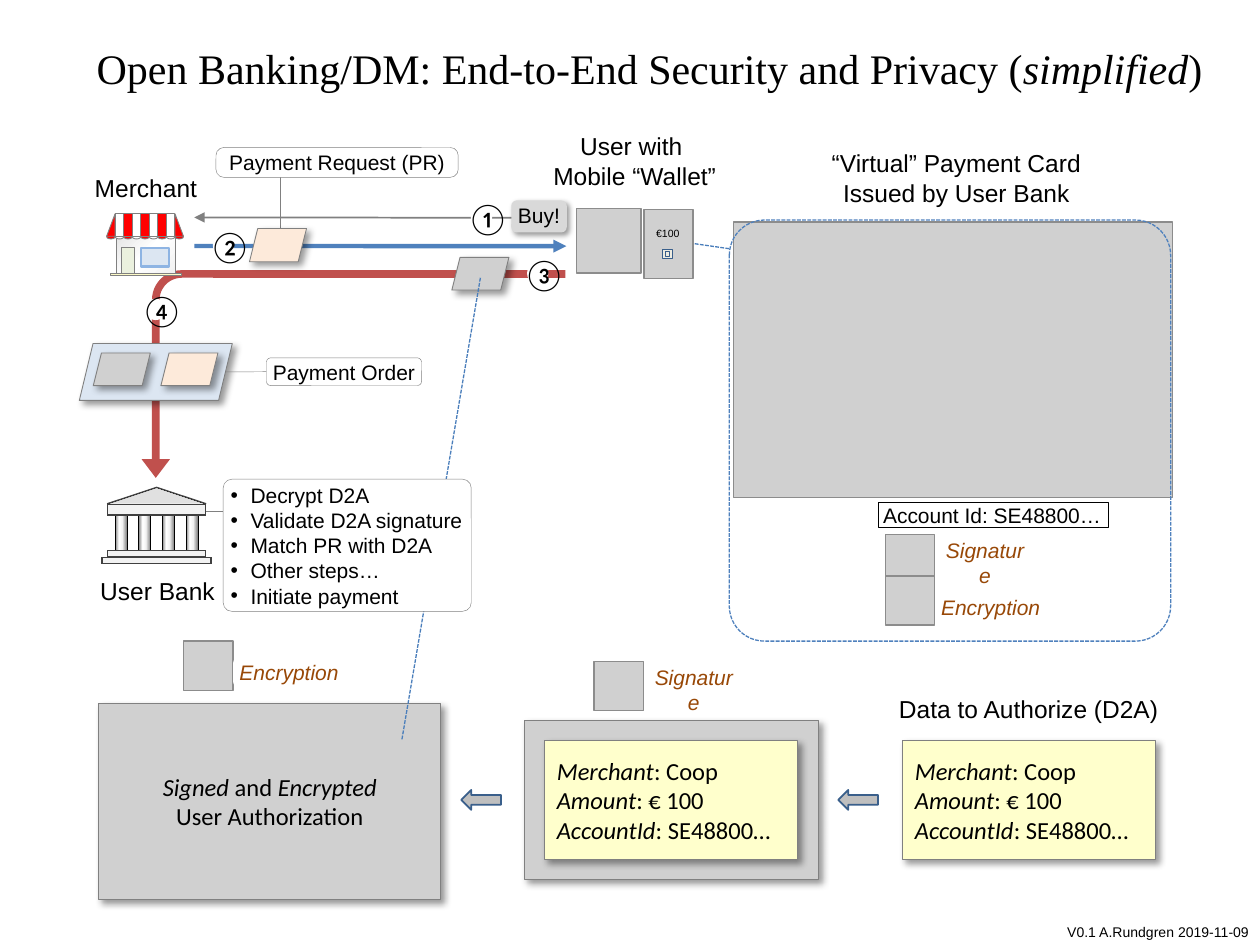
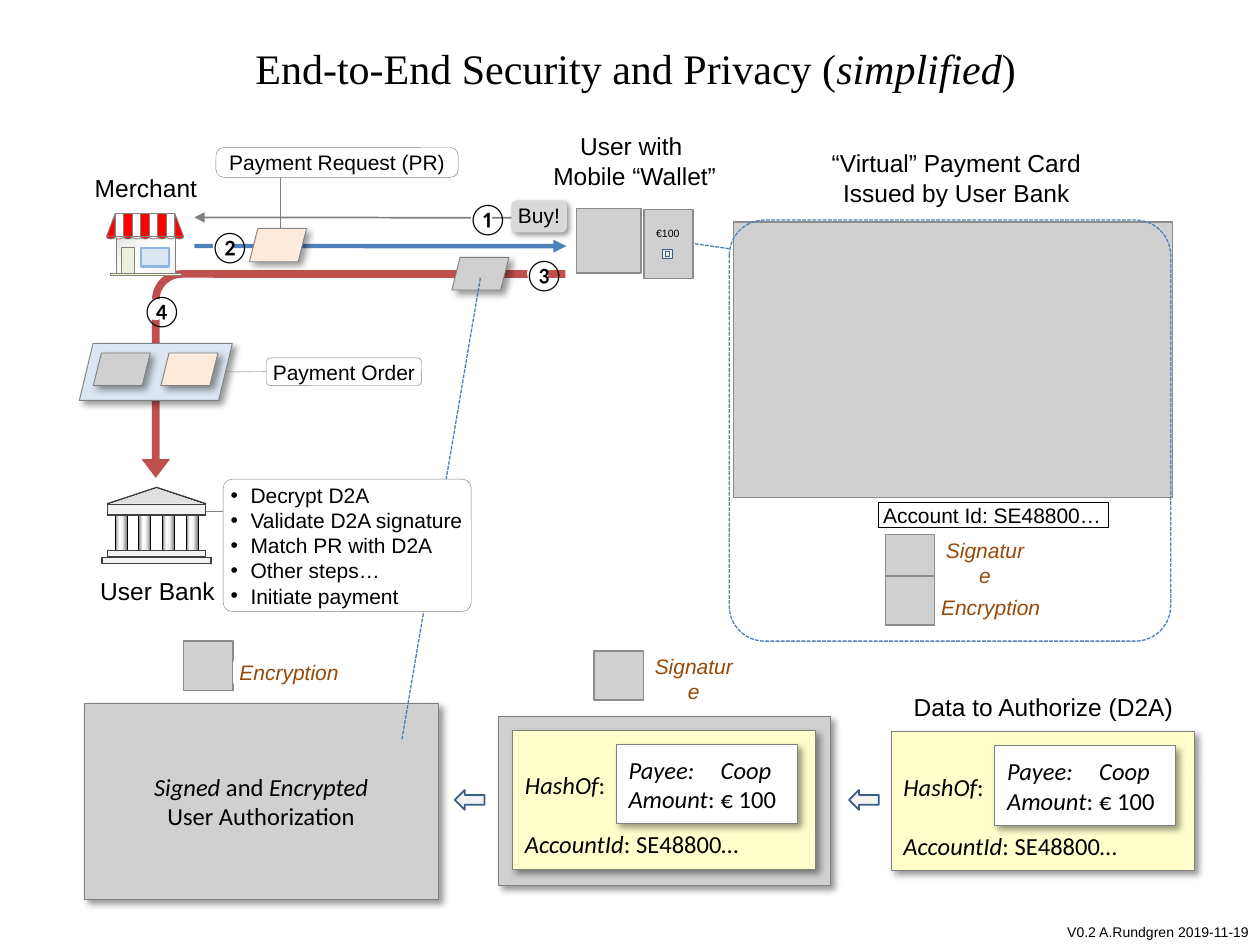
Before and after one commit to cyberphone/doc, a slide deck: slide 1 of payments/open-banking-dual-mode-end-to-end-security-simplified.pptx. Drawn at 1260x945 pixels with LibreOffice and Linux fonts; fonts in the diff are those of the drawing; grey boxes stand for pictures. Boxes give left, top, right and bottom in pixels: in the first picture for what was removed or moved away, otherwise in the second. Text is boxed around its words. In the diff, an @@ line names an element or a change of style, - is before the commit and + after.

```diff
--- a/payments/open-banking-dual-mode-end-to-end-security-simplified.pptx
+++ b/payments/open-banking-dual-mode-end-to-end-security-simplified.pptx
@@ text at [255, 54, 1016, 93]: text changed @@
-Open Banking/DM: End-to-End Security and Privacy (simplified)
+End-to-End Security and Privacy (simplified)
@@ picture: place and size @@
-picture at [593, 662, 643, 711]
+picture at [593, 651, 643, 701]
@@ rounded rectangle "Signature": place and size @@
-rounded rectangle "Signature" at [643, 675, 745, 703]
+rounded rectangle "Signature" at [643, 665, 745, 693]
@@ text "Data to Authorize (D2A)": place and size @@
-text "Data to Authorize (D2A)" at [899, 700, 1158, 723]
+text "Data to Authorize (D2A)" at [914, 698, 1173, 721]
@@ picture "Signed and Encrypted User Authorization": place and size @@
-picture "Signed and Encrypted User Authorization" at [98, 703, 441, 898]
+picture "Signed and Encrypted User Authorization" at [84, 703, 438, 898]
@@ picture: place and size @@
-picture at [524, 721, 818, 879]
+picture at [498, 717, 830, 886]
@@ rectangle added at [513, 731, 816, 869], fill #FFFFCC, outline #808080 0.5 pt, 14 pt, text #000000, italic @@
+HashOf:
+AccountId: SE48800…
@@ rectangle "Payee: Coop": place and size @@
-rectangle "Payee: Coop" at [544, 741, 798, 859]
+rectangle "Payee: Coop" at [616, 745, 798, 824]
@@ rectangle "Payee: Coop" at [616, 745, 798, 824]: fill #FFFFCC to #FFFFFF @@
@@ rectangle "HashOf:": place and size @@
-rectangle "HashOf:" at [902, 741, 1155, 859]
+rectangle "HashOf:" at [891, 732, 1194, 871]
@@ rectangle added at [994, 746, 1176, 825], fill #FFFFFF, outline #808080 0.5 pt, 14 pt, text #000000, italic @@
+Payee: Coop
+Amount: € 100
@@ text in picture at [563, 775, 780, 830]: text removed @@
-Signed And Encrypted
-User Authorization
@@ text in rectangle at [629, 763, 772, 783]: text changed @@
-Merchant: Coop
+Payee: Coop
@@ text in rectangle at [903, 779, 983, 799]: text changed @@
-Merchant: Coop
-Amount: € 100
+HashOf:
@@ left arrow at [455, 790, 485, 810]: fill #BFBFBF to #F2F2F2 @@
@@ left arrow: place and size @@
-left arrow at [461, 790, 500, 810]
+left arrow at [455, 790, 485, 810]
@@ left arrow: place and size @@
-left arrow at [838, 790, 877, 810]
+left arrow at [849, 790, 879, 810]
@@ left arrow at [849, 790, 879, 810]: fill #BFBFBF to #F2F2F2 @@
@@ text in rectangle at [557, 822, 770, 840]: paragraph removed @@
-AccountId: SE48800…
@@ text at [1067, 927, 1249, 940]: text changed @@
-V0.1 A.Rundgren 2019-11-09
+V0.2 A.Rundgren 2019-11-19
```
Also in this commit, not shown: 1 other file.
